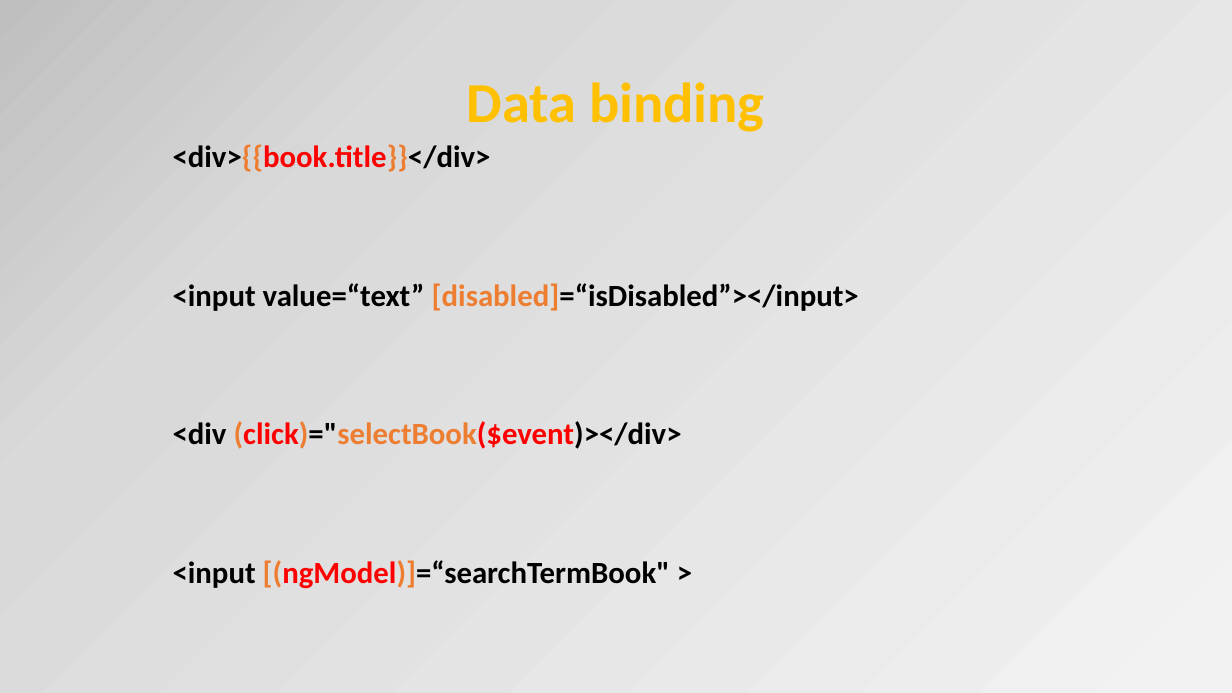
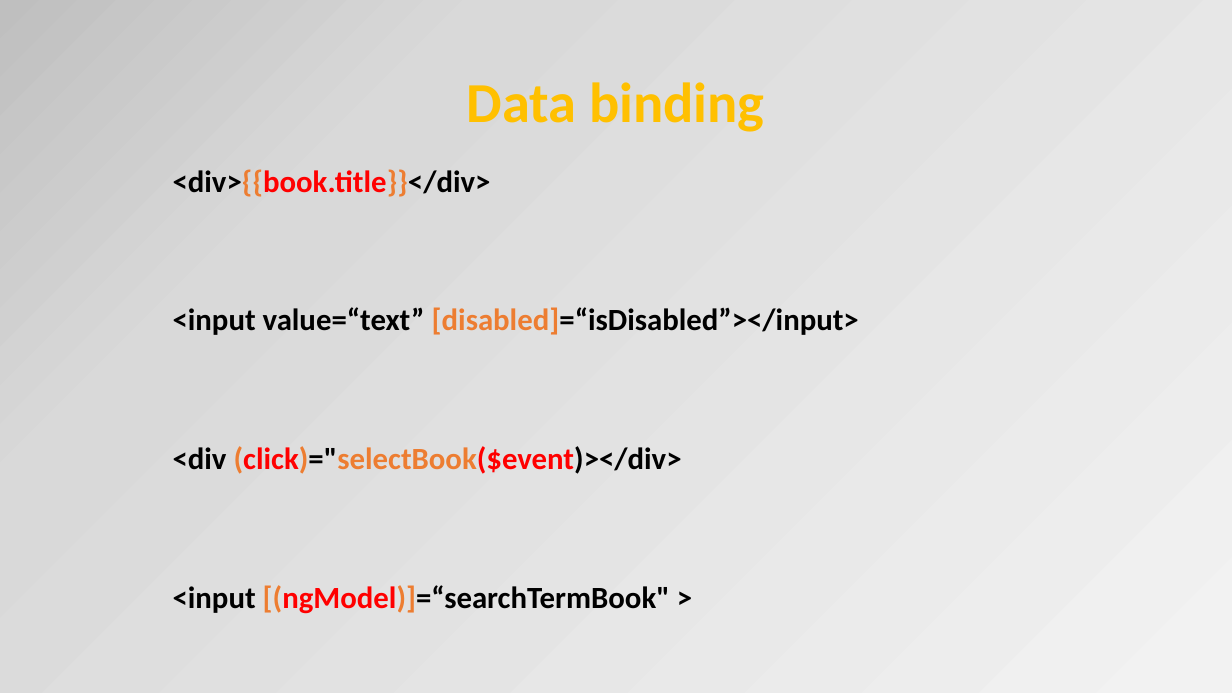
Before and after one commit to Ordina-JTech/hackjam-angular, a slide deck: slide 22 of Angular2.pptx. Drawn at 1232x693 pixels with LibreOffice and Linux fonts; fonts in the diff are those of the drawing. Boxes give left, top, right and bottom in pixels: in the first picture for what was removed or moved away, otherwise in the second. Text is boxed around its words. In the diff, an @@ line names an element or a change of style, - is before the commit and + after.

```diff
--- a/Angular2.pptx
+++ b/Angular2.pptx
@@ text "<div>{{book.title}}</div>": place and size @@
-text "<div>{{book.title}}</div>" at bbox=[173, 144, 859, 589]
+text "<div>{{book.title}}</div>" at bbox=[173, 169, 859, 614]
```
Also in this commit, not shown: 3 other slides changed.
